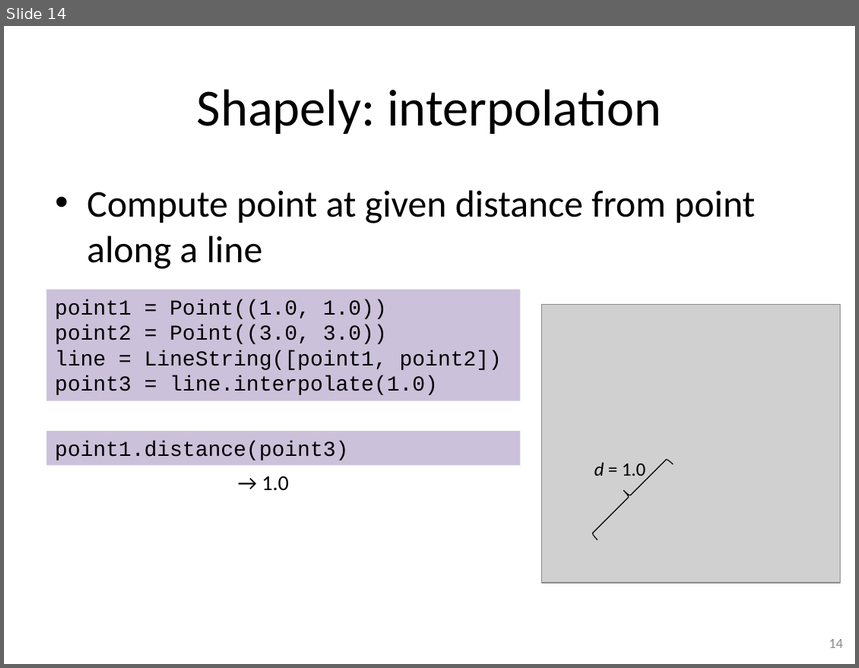
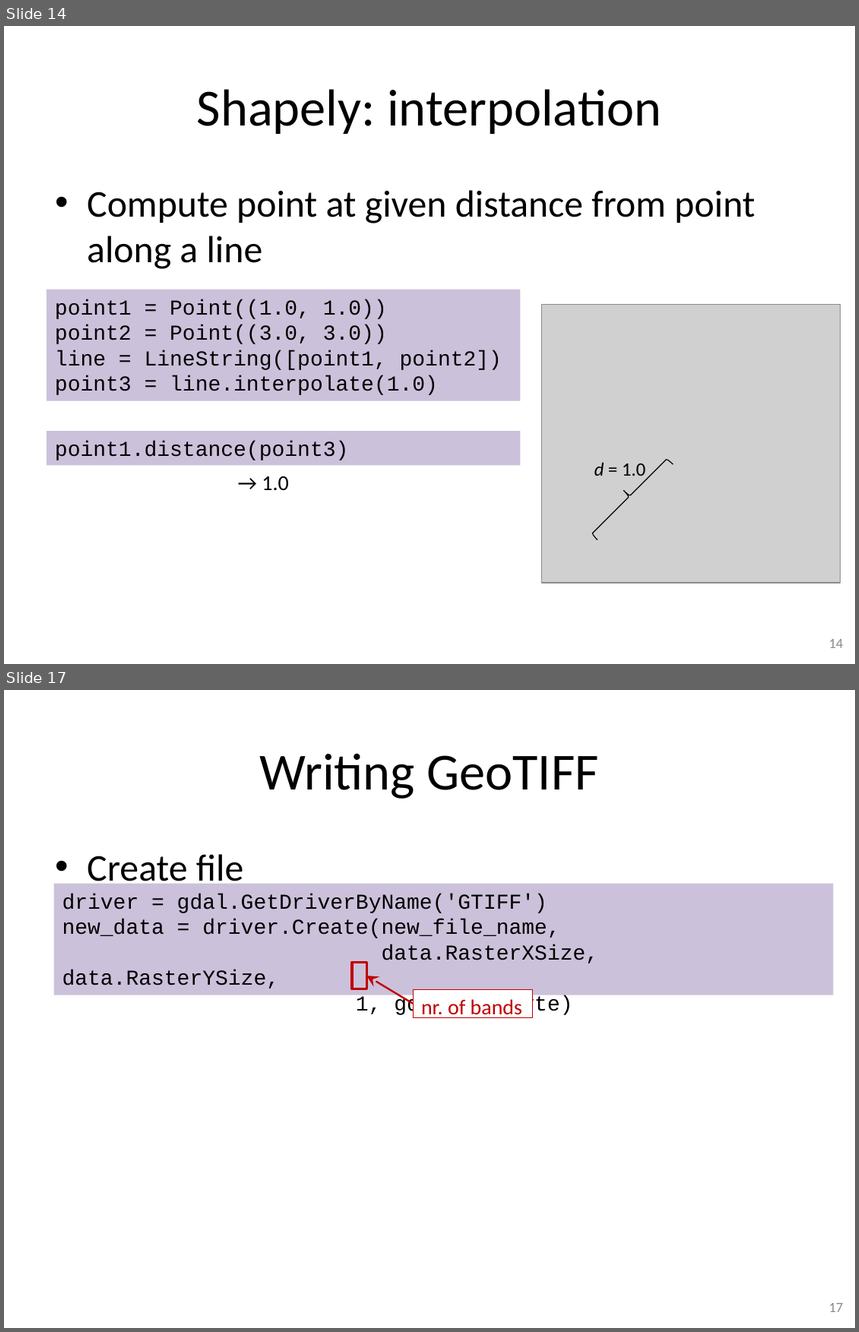
Before and after one commit to gjbex/training-material, a slide deck: Python/python_gis.pptx. Shown one above the other, each under a label of ours: slide 14 before the commit, slides 14 and 17 after it; the slides between them are not shown. The pictures are 859x668 and 859x1332 pixels, drawn with LibreOffice and Linux fonts; fonts in the diff are those of the drawing; grey boxes stand for pictures. Boxes give left, top, right and bottom in pixels: in the first picture for what was removed or moved away, otherwise in the second. Text is boxed around its words. In the diff, an @@ line names an element or a change of style, - is before the commit and + after.

Commit message:
Add slides on GeoTIFF

```diff
--- a/Python/python_gis.pptx
+++ b/Python/python_gis.pptx
@@ slide 17 added at bbox=[4, 690, 855, 1328], background #FFFFFF @@
@@ title added at bbox=[259, 753, 599, 799], 44 pt, text #000000 @@
+Writing GeoTIFF
@@ text added at bbox=[87, 854, 243, 890], 32 pt, text #000000 @@
+• Create file
@@ rectangle added at bbox=[53, 883, 833, 995], fill #CCC1DA, 18 pt, text #000000 @@
+driver = gdal.GetDriverByName('GTIFF')
+new_data = driver.Create(new_file_name,
+data.RasterXSize, data.RasterYSize,
+1, gdal.GDT_Byte)
@@ rectangle added at bbox=[352, 962, 367, 989], outline #C00000 2 pt @@
@@ arrow added from (413, 1004) to (367, 976), #C00000 1.5 pt @@
@@ rectangle added at bbox=[413, 989, 533, 1018], fill #FFFFFF, outline #C00000 0.75 pt, 18 pt, text #C00000 @@
+nr. of bands
@@ page number added at bbox=[829, 1303, 844, 1312], 12 pt, text #8C8C8C @@
+17
```
Also in this commit, not shown: 1 slide changed, 2 other slides added.
